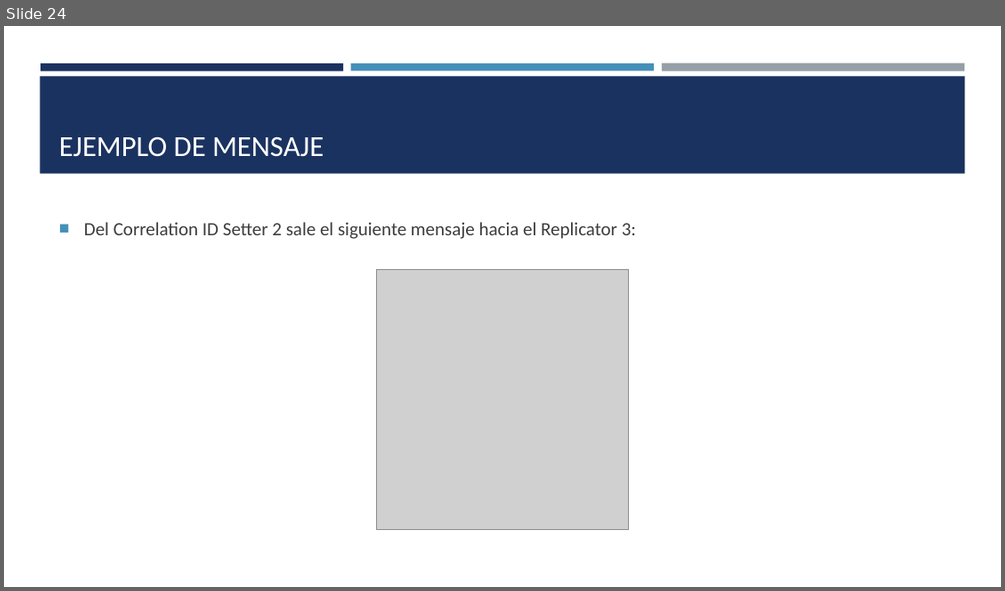
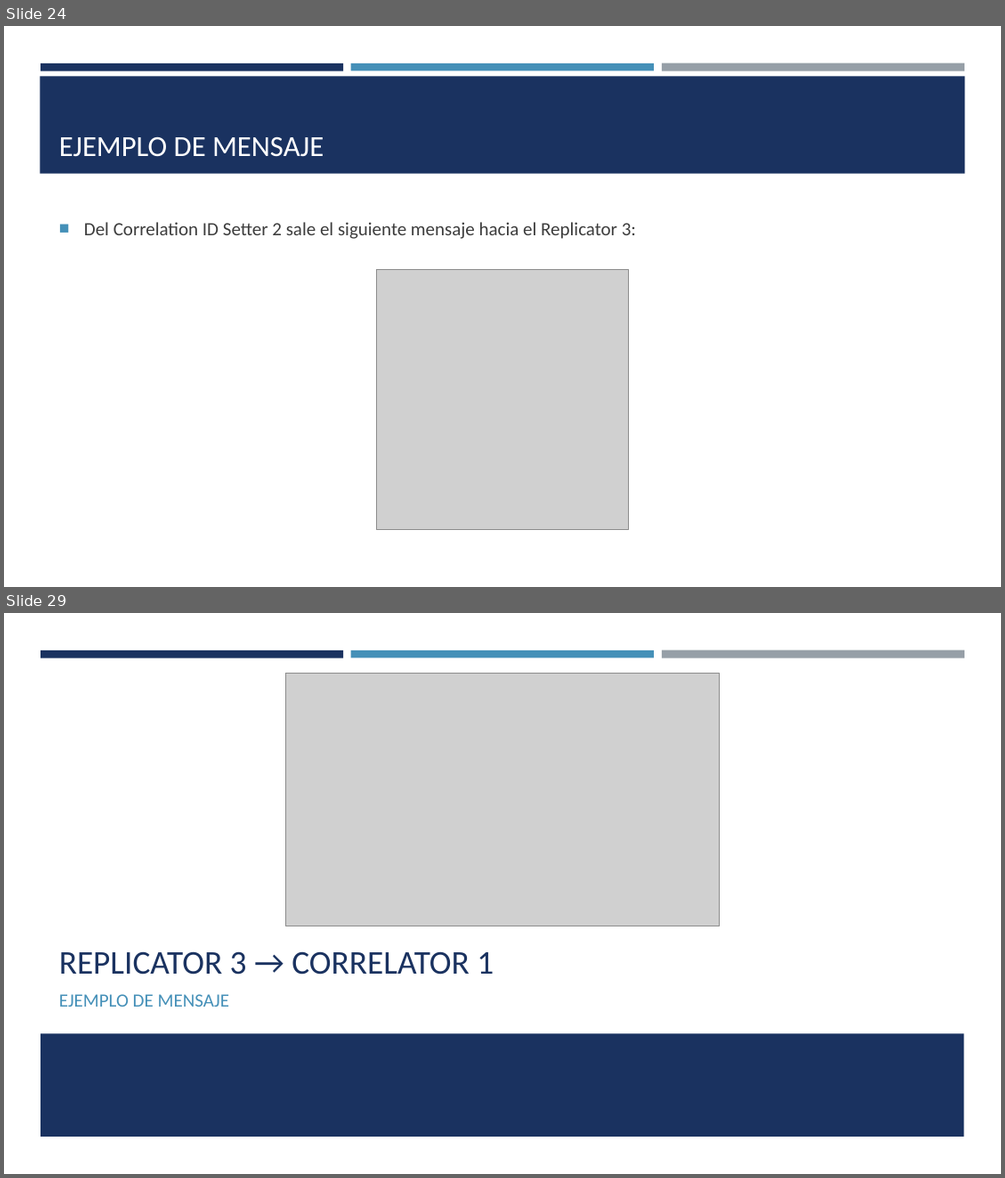
Before and after one commit to SaulRC1/Integracion-de-la-informacion-y-aplicaciones, a slide deck: Ejercicio 1 - IIA/Ejercicio 1 IIA.pptx. Shown one above the other, each under a label of ours: slide 24 before the commit, slides 24 and 29 after it; the slides between them are not shown. The pictures are 1005x591 and 1005x1178 pixels, drawn with LibreOffice and Linux fonts; fonts in the diff are those of the drawing; grey boxes stand for pictures. Boxes give left, top, right and bottom in pixels: in the first picture for what was removed or moved away, otherwise in the second. Text is boxed around its words. In the diff, an @@ line names an element or a change of style, - is before the commit and + after.

```diff
--- a/Ejercicio 1 - IIA/Ejercicio 1 IIA.pptx
+++ b/Ejercicio 1 - IIA/Ejercicio 1 IIA.pptx
@@ slide 29 added at <box>4,613,1001,1174</box>, background #FFFFFF; not listed: 3 template elements that a slide beside it also shows @@
@@ picture added at <box>286,674,719,926</box> @@
@@ title added at <box>59,951,494,974</box>, 32 pt, text #1A3260 @@
+REPLICATOR 3 → CORRELATOR 1
@@ text added at <box>59,994,230,1006</box>, 18 pt, text #4590B8 @@
+EJEMPLO DE MENSAJE
@@ rectangle added at <box>40,1033,964,1136</box>, fill #1A3260 @@
```
Also in this commit, not shown: 21 other slides added.
